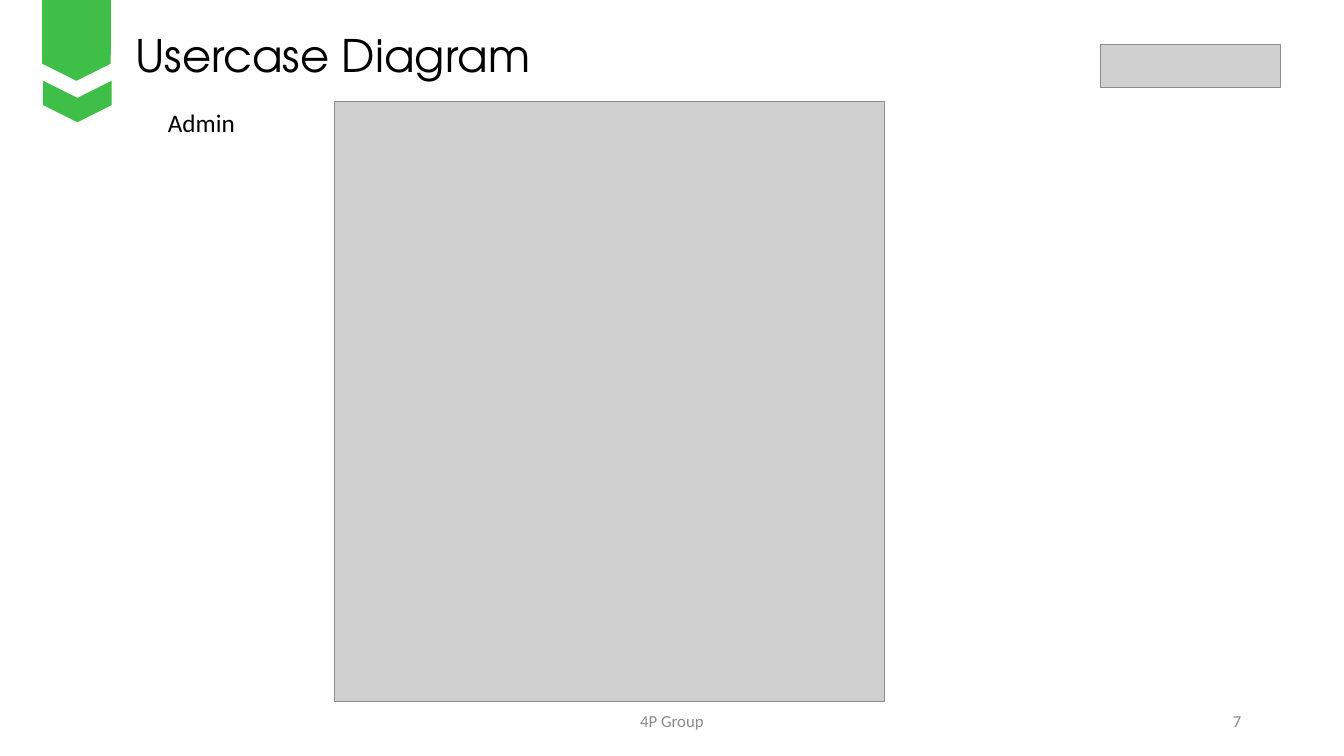
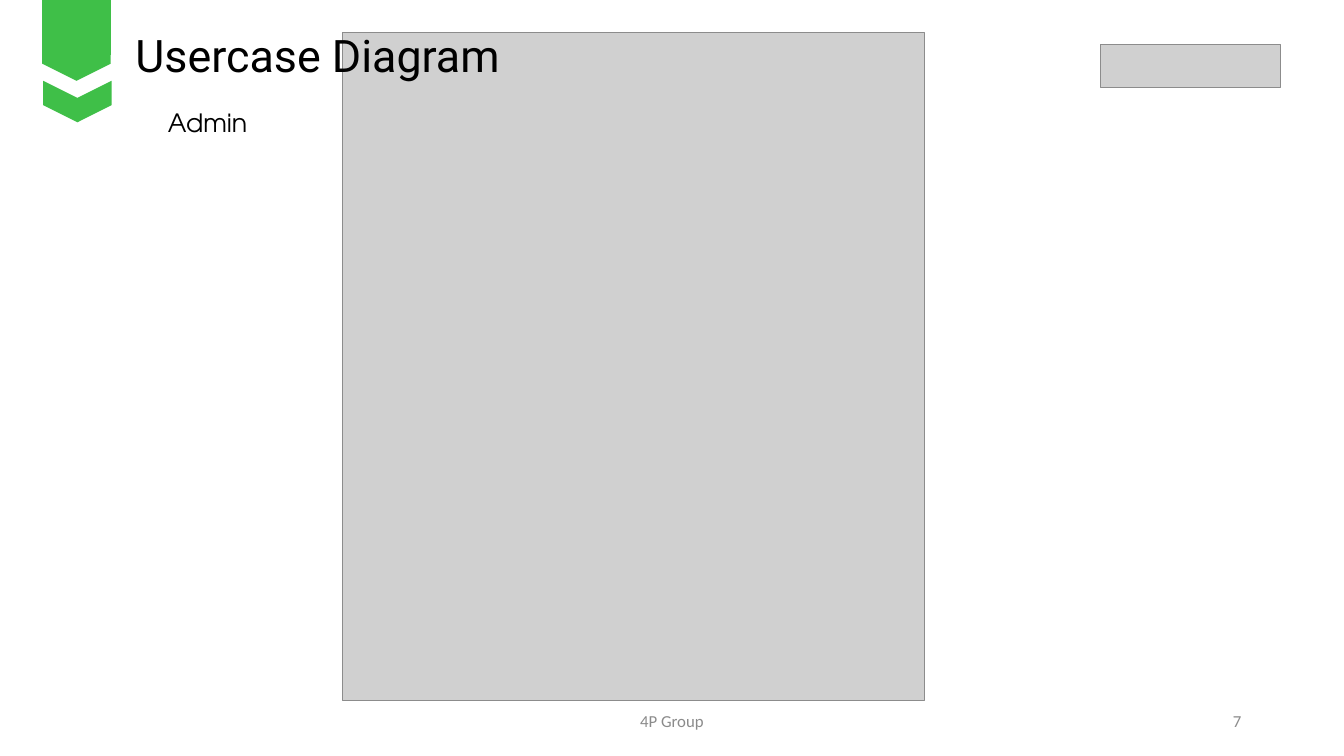
Before and after one commit to nhanntce/Fall_Group01, a slide deck: slide 7 of [Group 01][4P Food][PowerPointSWD].pptx. Drawn at 1344x756 pixels with LibreOffice and Linux fonts; fonts in the diff are those of the drawing; grey boxes stand for pictures. Boxes give left, top, right and bottom in pixels: in the first picture for what was removed or moved away, otherwise in the second. Text is boxed around its words. In the diff, an @@ line names an element or a change of style, - is before the commit and + after.

```diff
--- a/[Group 01][4P Food][PowerPointSWD].pptx
+++ b/[Group 01][4P Food][PowerPointSWD].pptx
@@ text "Usercase Diagram" at [135,30,500,83]: font TeX Gyre Adventor to Roboto @@
@@ picture: place and size @@
-picture at [335,102,884,702]
+picture at [343,32,925,701]
@@ text "Admin" at [168,113,247,133]: font Calibri to TeX Gyre Adventor @@
```
Also in this commit, not shown: 12 other slides changed, 13 other files.
